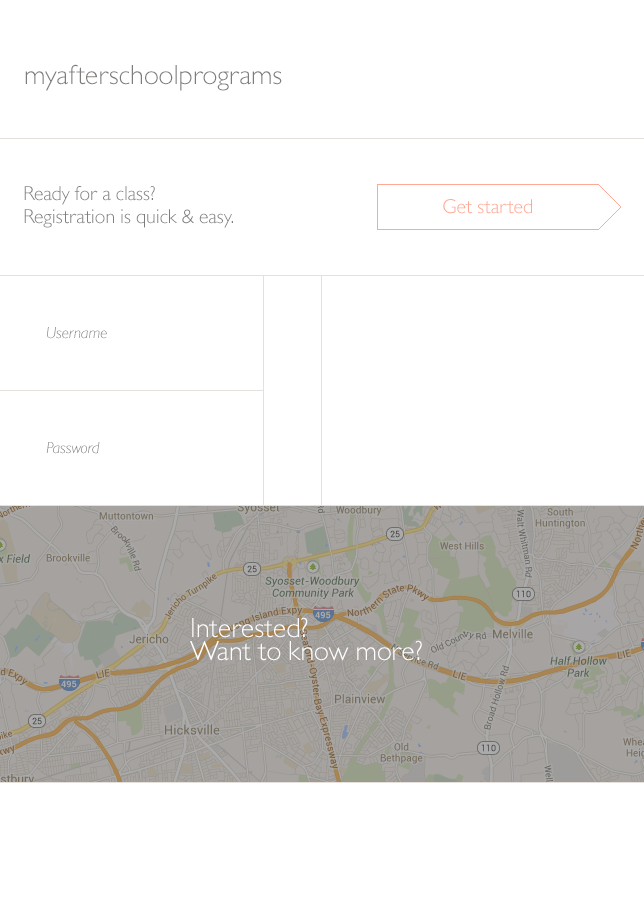
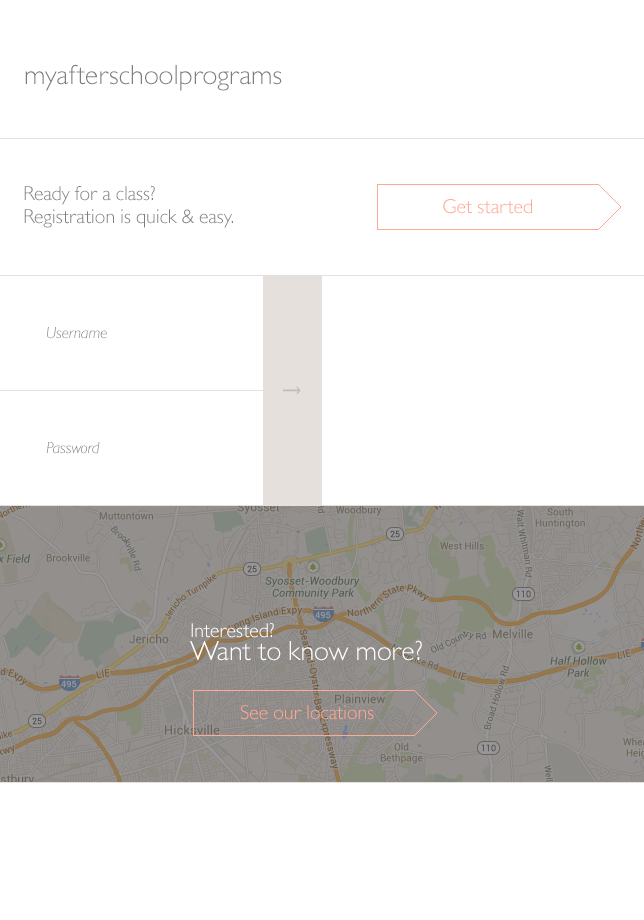
Layers edited between the first and the second 644×920 image:
added layer "Layer 17" above "Layer 16" over 0, 276, 644, 782
added layer "Layer 16" above "Layer 15" over 0, 276, 644, 782
added layer "Layer 15" above "Layer 14" over 283, 386, 301, 395
added layer "Layer 14" above "Layer 13" over 0, 276, 644, 782
added layer "See our locations" above "Get started copy" over 241, 705, 374, 720
added layer "Layer 1 copy" above "Get started" over 193, 690, 437, 736
painted on "Interested? Want to know more?" over 191, 617, 308, 638
"Layer 7": opacity 60% → 75% over 0, 276, 644, 782
